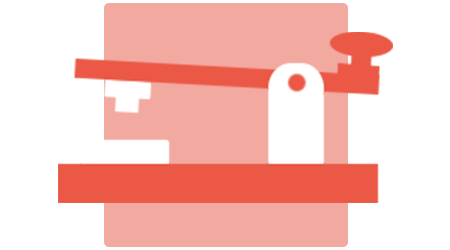
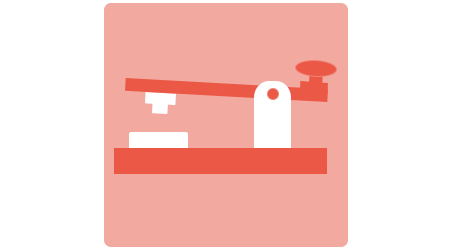
Layered file, before and after one edit (450 x 250). Changes by layer:
showed "telegraphbackup", painted on it over [58, 32, 393, 203]
removed layer "telegraph" over [58, 32, 393, 203]
painted on "Rectangle 1" over [104, 3, 348, 247]
